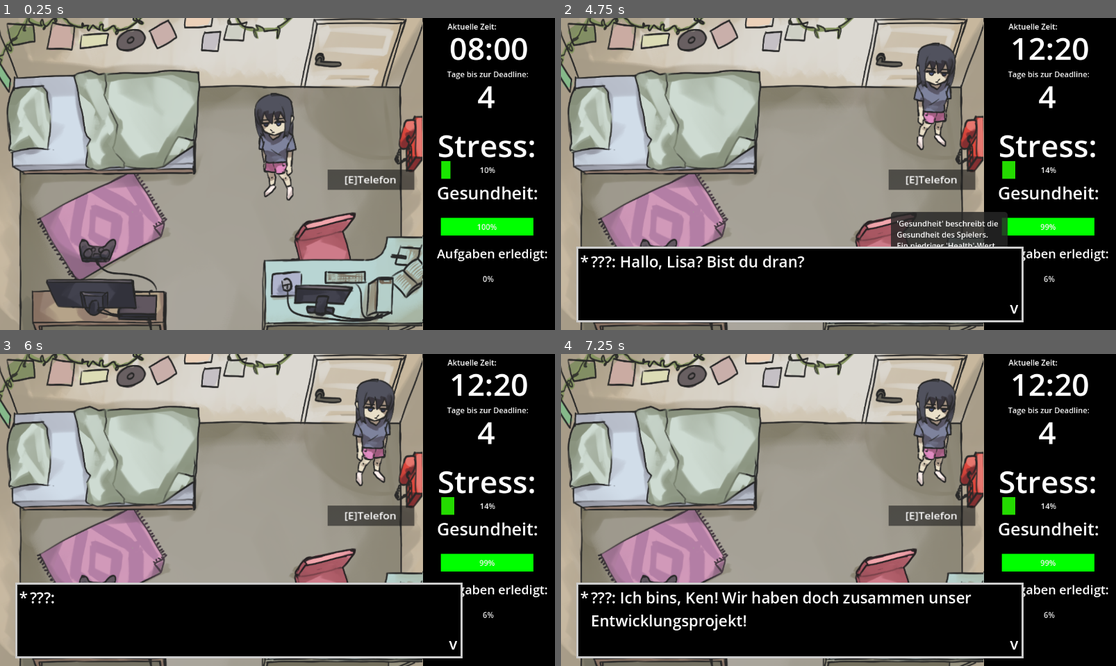
Above: before the commit, frames 1-4 (two rows, left to right).
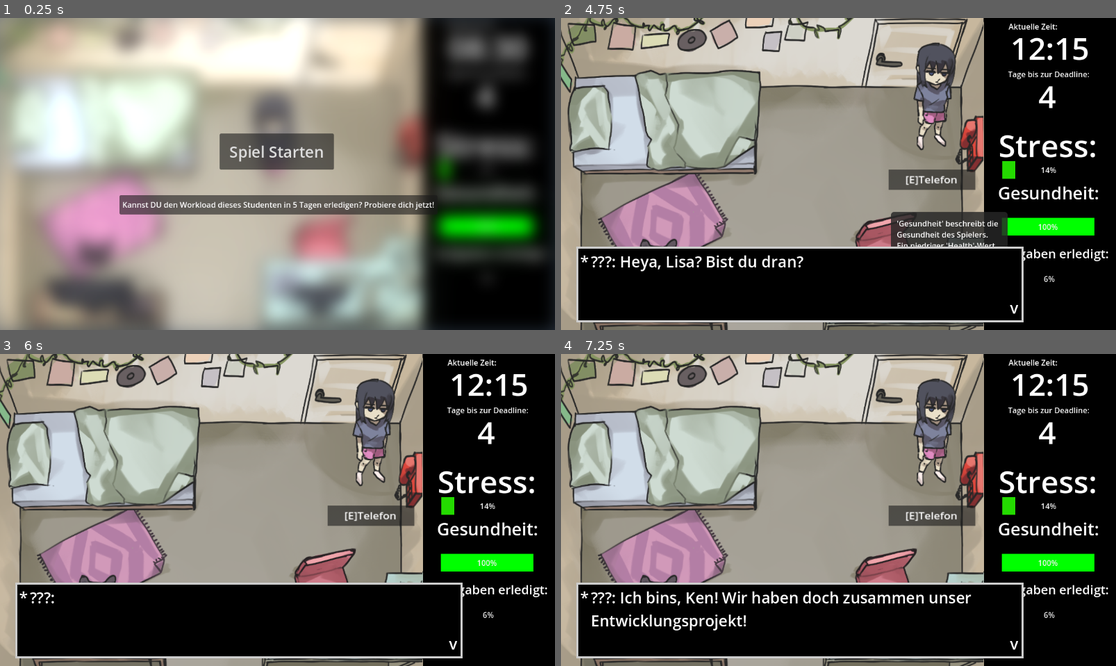
Above: after the commit, the same moments.

Repository: rschlegeTH/EPWS2526PritzkauSchlegel
Game: Godot game, scene res://main_menu.tscn
The game is run twice, just before and just after one commit, with the same random seed, the same clock (stepped at 60 frames per second) and the same inputs. Before the commit the project starts from res://main_scene_room.tscn. The engine's default icon, where the game draws it, is replaced by a stand-in: a white triangle on a blue panel in a dark square.
Inputs (mouse positions are in pixels of both pictures, inside the frame that each line leads up to):
- Up to frame 1 (0.25 s): no input
- Up to frame 2 (4.75 s): click (838, 152) at 0.5 s, where only the run after the commit has a clickable "Spiel Starten"; tap Enter (ui_accept) at 1.25, 1.52, 2.27, 3.5, 3.77, 4.52 s; move the mouse to (960, 158) at 1.27 s; hold Right (ui_right) 1.28-2.03 s; hold E (interact) 1.28-2.03 s; move the mouse to (727, 189) at 2.02 s; hold Down (ui_down) 2.03-2.78 s; tap E (interact) at 2.1, 3.6 s; move the mouse to (882, 276) at 2.77 s; hold Right (ui_right) 2.78-3.53 s; hold E (interact) 2.78-3.53 s; move the mouse to (810, 236) at 3.52 s; hold Up (ui_up) 3.53-4.28 s; move the mouse to (1005, 220) at 4.27 s; hold Left (ui_left) from 4.28 s (still down); hold E (interact) from 4.28 s (still down)
- Up to frame 3 (6 s): tap Enter (ui_accept) at 5, 5.27, 5.75 s; move the mouse to (111, 463) at 5.02 s; release E (interact) at 5.03 s; tap E (interact) at 5.1 s; move the mouse to (305, 510) at 5.77 s; release Left (ui_left) at 5.78 s; hold Down (ui_down) from 5.78 s (still down); hold E (interact) from 5.78 s (still down)
- Up to frame 4 (7.25 s): move the mouse to (755, 432) at 6.52 s; release Down (ui_down) at 6.53 s; release E (interact) at 6.53 s; hold Right (ui_right) from 6.53 s (still down); tap E (interact) at 6.6 s; tap Enter (ui_accept) at 6.77 s

The runs differ from the first frame. In frame 1, 66% of the frame differs, in the area x 0-100%, y 0-100%; in frame 2, 0.8%; in frame 3, 0.3%; in frame 4, 0.3%.

Commit message:
Titel-Screen + Reset + Small Tweaks

Diff:
--- a/Development/new-game-project/button.tscn
+++ /dev/null
@@ -1,7 +0,0 @@
-[gd_scene load_steps=2 format=3 uid="uid://ddyt5x518ckji"]
-
-[ext_resource type="Texture2D" uid="uid://dfb6o1eo4e23j" path="res://icon.svg" id="1_r04n3"]
-
-[node name="Button" type="Button"]
-text = "Test"
-icon = ExtResource("1_r04n3")
--- /dev/null
+++ b/Development/new-game-project/main_menu.tscn
@@ -0,0 +1,36 @@
+[gd_scene load_steps=3 format=3 uid="uid://cstcqe1a8pfwa"]
+
+[ext_resource type="Texture2D" uid="uid://dh61urg6agts2" path="res://Sprites/Illustration.png" id="1_06t4h"]
+[ext_resource type="Script" uid="uid://dqra17crriuiw" path="res://scritps/main_menu.gd" id="1_7vrkn"]
+
+[node name="Main_Menu" type="Node2D"]
+script = ExtResource("1_7vrkn")
+
+[node name="Background_Room" type="Sprite2D" parent="."]
+position = Vector2(575, 324)
+texture = ExtResource("1_06t4h")
+
+[node name="PanelContainer" type="PanelContainer" parent="."]
+offset_left = 248.0
+offset_top = 368.0
+offset_right = 908.0
+offset_bottom = 408.0
+
+[node name="MarginContainer" type="MarginContainer" parent="PanelContainer"]
+layout_mode = 2
+theme_override_constants/margin_left = 6
+theme_override_constants/margin_right = 6
+
+[node name="Label" type="Label" parent="PanelContainer/MarginContainer"]
+layout_mode = 2
+text = "Kannst DU den Workload dieses Studenten in 5 Tagen erledigen? Probiere dich jetzt!"
+
+[node name="Button" type="Button" parent="."]
+offset_left = 456.0
+offset_top = 240.0
+offset_right = 693.0
+offset_bottom = 315.0
+theme_override_font_sizes/font_size = 32
+text = "Spiel Starten"
+
+[connection signal="pressed" from="Button" to="." method="_on_button_pressed"]
--- a/Development/new-game-project/main_scene_room.tscn
+++ b/Development/new-game-project/main_scene_room.tscn
@@ -42,6 +42,7 @@
 [ext_resource type="PackedScene" uid="uid://solg1nieiklo" path="res://scritps/Tooltip/tooltip.tscn" id="20_78hxn"]
 [ext_resource type="Script" uid="uid://pi2ooeptgdgq" path="res://scritps/Tooltip/tooltip_interact.gd" id="23_jo7i1"]
 [ext_resource type="PackedScene" uid="uid://c7phnqg17lak8" path="res://scritps/Telefon/telefon.tscn" id="30_bddpn"]
+[ext_resource type="PackedScene" uid="uid://ddyt5x518ckji" path="res://scritps/Restart_Button/restart_button.tscn" id="43_eo7ub"]
 
 [sub_resource type="Curve" id="Curve_7ycvg"]
 _data = [Vector2(0.3032787, 0.50075305), 0.0, 0.68272454, 0, 0, Vector2(1, 1), 0.7165662, 0.0, 1, 0]
@@ -675,6 +676,13 @@
 theme_override_font_sizes/font_size = 32
 script = ExtResource("15_jo7i1")
 
+[node name="Restart_Button" parent="Endscreen" instance=ExtResource("43_eo7ub")]
+offset_left = -96.0
+offset_top = 52.875
+offset_right = 98.0
+offset_bottom = 116.87494
+theme_override_font_sizes/font_size = 32
+
 [connection signal="timeout" from="UpdateTimer" to="Variablen-Manager" method="_on_timer_timeout"]
 [connection signal="body_entered" from="Room/Bett/BettArea2D" to="Room/Bett/BettArea2D/SleepRichTextLabel" method="_on_bett_area_2d_body_entered"]
 [connection signal="body_exited" from="Room/Bett/BettArea2D" to="Room/Bett/BettArea2D/SleepRichTextLabel" method="_on_bett_area_2d_body_exited"]
--- a/Development/new-game-project/project.godot
+++ b/Development/new-game-project/project.godot
@@ -11,7 +11,7 @@
 [application]
 
 config/name="EP-Game"
-run/main_scene="uid://txamr71ux6xl"
+run/main_scene="uid://cstcqe1a8pfwa"
 config/features=PackedStringArray("4.5", "Mobile")
 config/icon="res://icon.svg"
 
--- /dev/null
+++ b/Development/new-game-project/scritps/Restart_Button/restart_button.gd
@@ -0,0 +1,5 @@
+extends Button
+
+
+func _on_pressed() -> void:
+	get_tree().reload_current_scene()
--- /dev/null
+++ b/Development/new-game-project/scritps/Restart_Button/restart_button.tscn
@@ -0,0 +1,9 @@
+[gd_scene load_steps=2 format=3 uid="uid://ddyt5x518ckji"]
+
+[ext_resource type="Script" uid="uid://1lua1kghgods" path="res://scritps/Restart_Button/restart_button.gd" id="1_xo73g"]
+
+[node name="Restart_Button" type="Button"]
+text = "Neustart"
+script = ExtResource("1_xo73g")
+
+[connection signal="pressed" from="." to="." method="_on_pressed"]
--- a/Development/new-game-project/scritps/Telefon/telefon.tscn
+++ b/Development/new-game-project/scritps/Telefon/telefon.tscn
@@ -46,6 +46,7 @@
 shape = SubResource("RectangleShape2D_qinj5")
 
 [node name="TelefonInteractionUI" type="RichTextLabel" parent="Telefon/Area2D"]
+visible = false
 z_index = 20
 offset_left = 151.887
 offset_top = 17.853
--- a/Development/new-game-project/scritps/Telefon/telefon_interaction_ui.gd
+++ b/Development/new-game-project/scritps/Telefon/telefon_interaction_ui.gd
@@ -9,7 +9,7 @@
 
 ## Eine Array-Zelle beschreibt eine Textbox.
 @export_multiline var lines: Array[String] = [
-	"???: Hallo, Lisa? Bist du dran? ",
+	"???: Heya, Lisa? Bist du dran? ",
 	"Lisa: Ja, Lisa hier. Wer ist denn da?",
 	"???: Ich bins, Ken! Wir haben doch zusammen unser Entwicklungsprojekt!",
 	"Lisa: Ah, ich erinnere mich. Was gibt es denn?",
@@ -18,8 +18,8 @@
 	"Ken: Keine Sorge! Du schafst das! Ich kann dir leider nicht helfen, da ich mit meiner Familie Unterwegs bin. ",
 	"Lisa: ...",
 	"Ken: Ok, ich weiß, dass das jetzt nicht leicht wird, aber du musst das alleine fertig machen. Wenn du das schaffen willst, musst du auf deine Gesundheit achten!",
-	"Ken: Die ganze Zeit an so einem Projekt zu machen, macht dich doch nur krank.",
-	"Ken: Und nimm dir regelmäßig Pausen, um deinen Hobbys nachzugehen und zu schlafen, sonst gehst du noch im Stress unter!",
+	"Ken: Die ganze Zeit an so einem Projekt zu arbeiten, macht dich doch noch krank.",
+	"Ken: Und nimm dir regelmäßig Pausen, um deinen Hobbys nachzugehen und zu schlafen, sonst gehst du noch im Stress und Krankheit unter!",
 	"Lisa: Das weiß ich doch selber!",
 	"Ken: Wie dem auch sei. Gib auf dich acht und bitte mach das Projekt fertig. Ohne deinen Part sind wir aufgeschmissen!",
 	"Lisa: Ok, ich gebe mein bestes!",
@@ -57,6 +57,7 @@
 	"Lisa: Dankschön, wir sehen uns dann nächste Woche?",
 	"Ken: Ja, dann bis dann.",
 	"Lisa: Bis dann.",
+	"*Piep*, *piep*, *piep*",
 	]
 
 @export_multiline var lines3b: Array[String] = [
@@ -68,6 +69,7 @@
 	"Lisa: Ja, das passt schon.",
 	"Ken: Gut, ich sollte in paar Tagen wieder zurück sein. Ich gebe dir dann einen aus!",
 	"Lisa: Gut, dann bis dann!",
+	"*Piep*, *piep*, *piep*",
 	]
 
 var current_lines: Array[String] = [""]
--- /dev/null
+++ b/Development/new-game-project/scritps/main_menu.gd
@@ -0,0 +1,5 @@
+extends Node2D
+
+
+func _on_button_pressed() -> void:
+	get_tree().change_scene_to_file("res://main_scene_room.tscn")
Binary file added: Development/new-game-project/Sprites/Illustration.png
Not shown, added: Development/new-game-project/Sprites/Illustration.png.import
Not shown: 1 places in Development/new-game-project/main_scene_room.tscn that only renumber resources
Not shown, added: Development/new-game-project/scritps/Restart_Button/restart_button.gd.uid
Not shown, added: Development/new-game-project/scritps/main_menu.gd.uid
